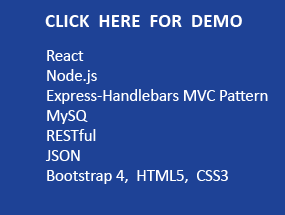
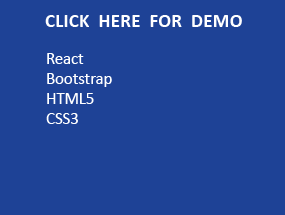
The second 285x215 image is a revision of the first. Changes to its layers:
hid "React Node.js Express-Handleb" over [45, 50, 268, 184]
added layer "React Bootstrap HTML5 CSS3" above "CLICK HERE FOR DEMO" over [46, 53, 112, 124]
